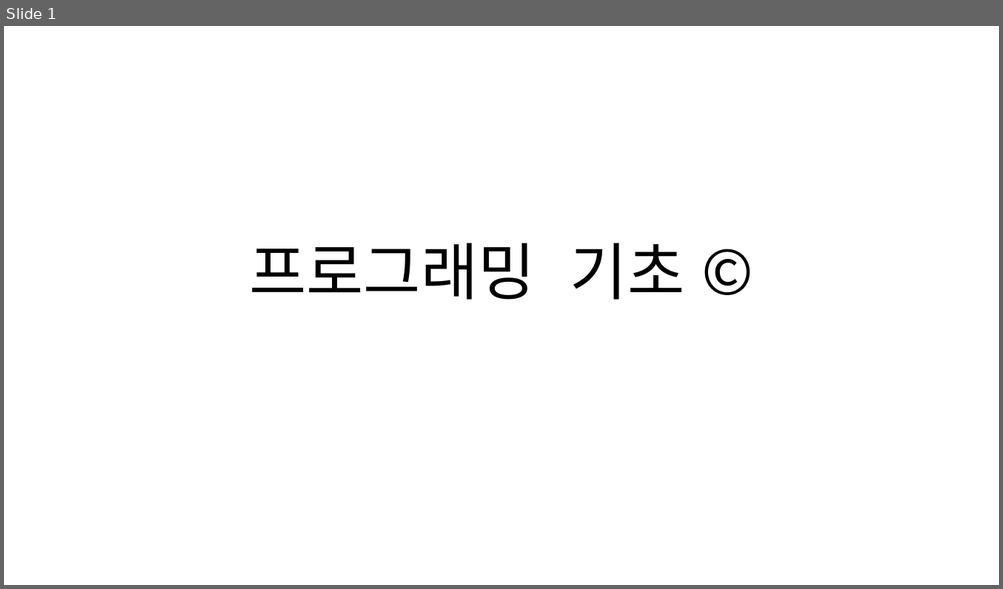
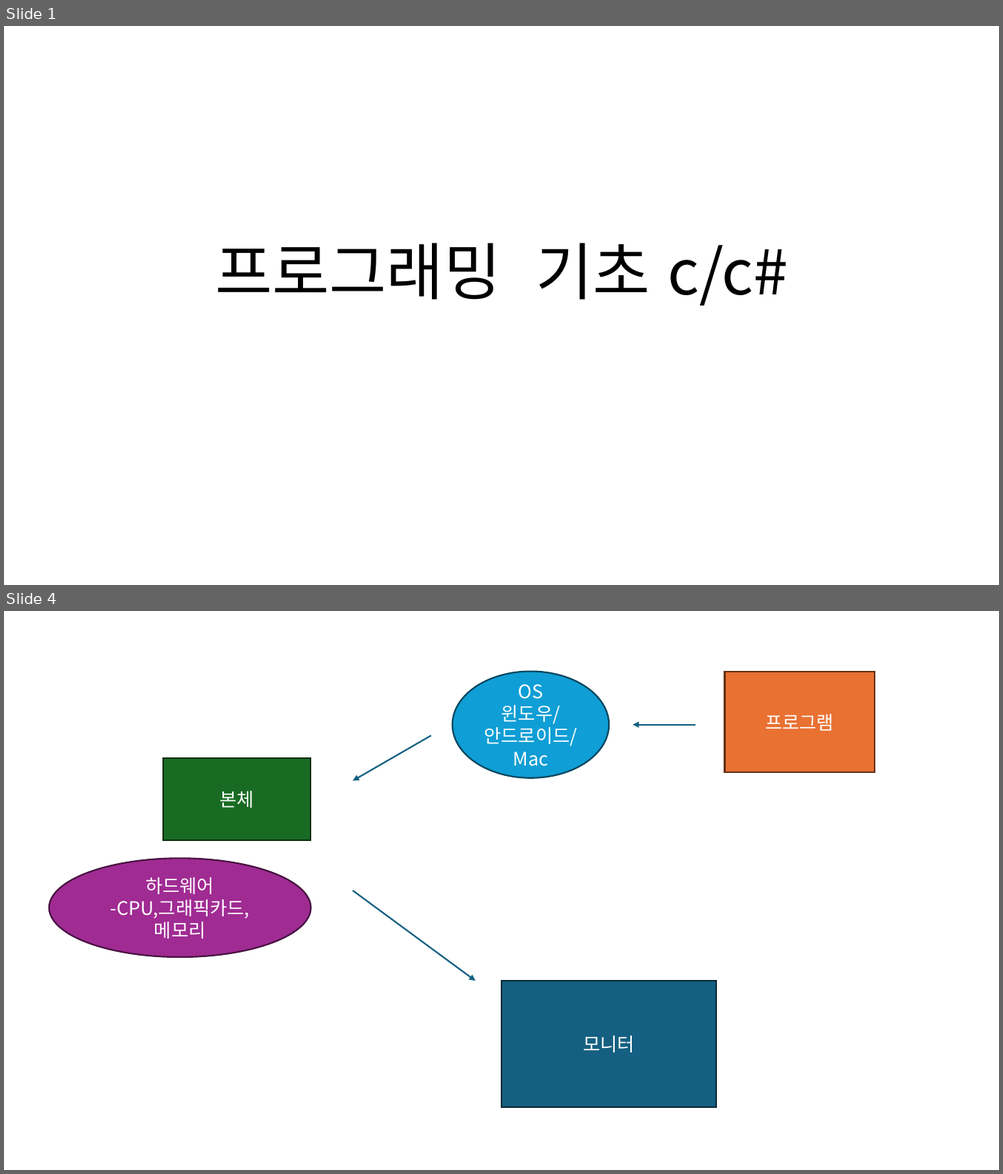
Before and after one commit to Pacman18/SantaClass, a slide deck: Week_1.pptx. Shown one above the other, each under a label of ours: slide 1 before the commit, slides 1 and 4 after it; the slides between them are not shown. The pictures are 1003x589 and 1003x1174 pixels, drawn with LibreOffice and Linux fonts; fonts in the diff are those of the drawing. Boxes give left, top, right and bottom in pixels: in the first picture for what was removed or moved away, otherwise in the second. Text is boxed around its words. In the diff, an @@ line names an element or a change of style, - is before the commit and + after.

```diff
--- a/Week_1.pptx
+++ b/Week_1.pptx
@@ slide 4 added at box(4, 611, 999, 1170), background #FFFFFF @@
@@ ellipse added at box(452, 672, 609, 778), fill #0F9ED5, outline #07455D 1.5 pt, 18 pt, text #FFFFFF @@
+OS
+윈도우/ 안드로이드/ Mac
@@ rectangle added at box(725, 672, 875, 773), fill #E97132, outline #663216 1.5 pt, 18 pt, text #FFFFFF @@
+프로그램
@@ arrow added from (431, 735) to (353, 781), #156082 1.5 pt @@
@@ arrow added from (696, 724) to (633, 724), #156082 1.5 pt @@
@@ rectangle added at box(163, 758, 310, 840), fill #196B24, outline #0B2F10 1.5 pt, 18 pt, text #FFFFFF @@
+본체
@@ ellipse added at box(48, 859, 310, 958), fill #A02B93, outline #461340 1.5 pt, 18 pt, text #FFFFFF @@
+하드웨어
+-CPU,그래픽카드,
+메모리
@@ arrow added from (353, 891) to (475, 981), #156082 1.5 pt @@
@@ rectangle added at box(502, 981, 717, 1107), fill #156082, outline #092A39 1.5 pt, 18 pt, text #FFFFFF @@
+모니터
@@ slide 1 changed as well @@
@@ title at box(215, 243, 788, 306): text changed @@
-프로그래밍 기초 ©
+프로그래밍 기초 c/c#
```
Also in this commit, not shown: 7 other slides added, 1 slide removed, 1 other file.
